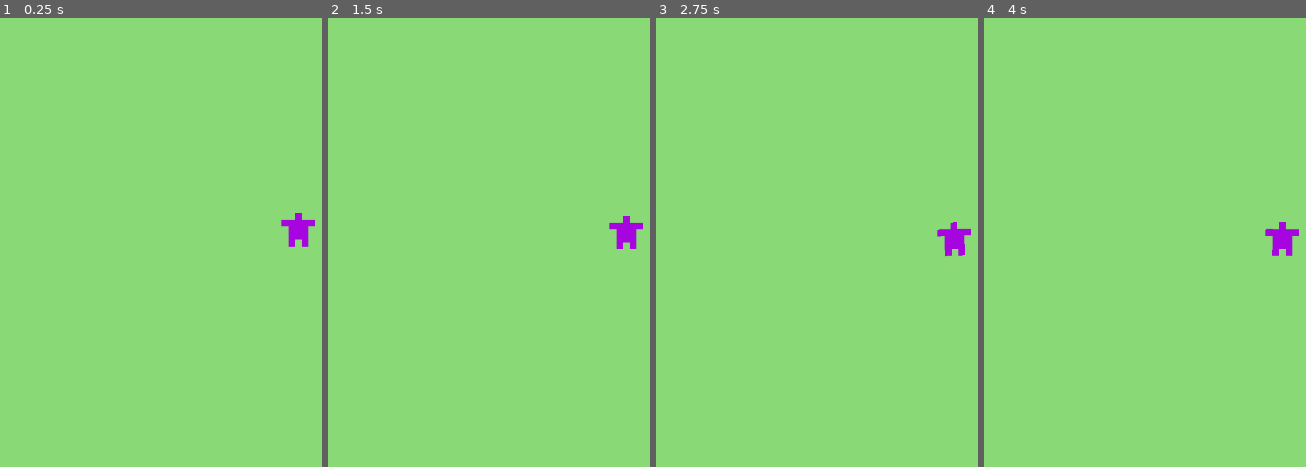
Above: before the commit, frames 1-4 (left to right).
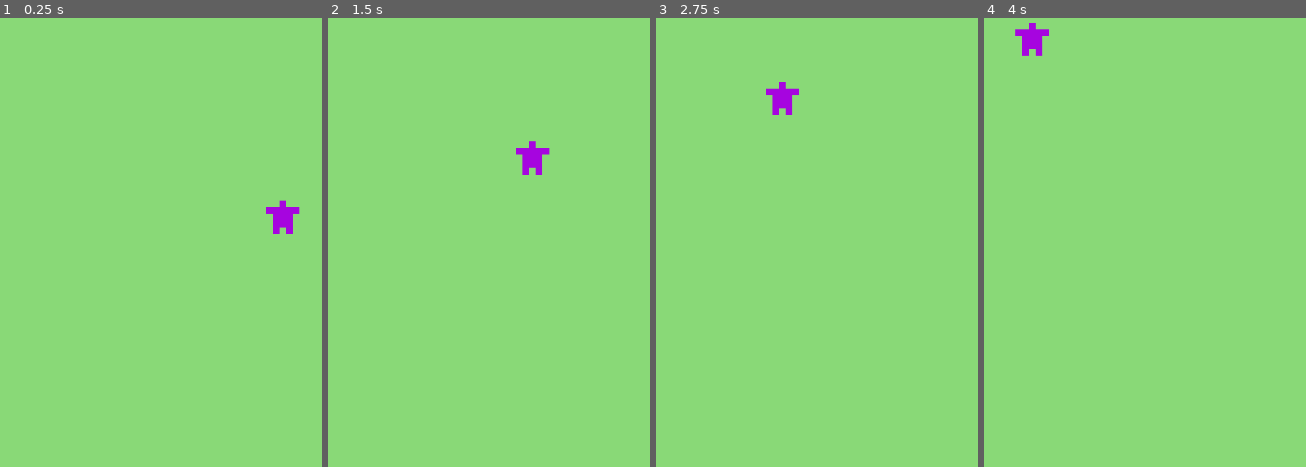
Above: after the commit, the same moments.

Repository: CanadianWaffl/Sandbox
Game: Godot game, scene res://Scenes/world.tscn
The game is run twice, just before and just after one commit, with the same random seed, the same clock (stepped at 60 frames per second) and the same inputs.
Inputs:
- Up to frame 1 (0.25 s): no input
- Up to frame 2 (1.5 s): no input
- Up to frame 3 (2.75 s): no input
- Up to frame 4 (4 s): no input

The runs differ from the first frame. In frame 1, 0.7% of the frame differs, in the area x 82-98%, y 40-52%; in frame 2, 0.9%; in frame 3, 0.9%; in frame 4, 0.9%, in the area x 9-98%, y 1-54%.

Commit message:
Better wander movement

Diff:
--- a/Scenes/guy.tscn
+++ b/Scenes/guy.tscn
@@ -91,15 +91,9 @@
 script = ExtResource("4_5adle")
 state_name = "Wander"
 
-[node name="WanderTimer" type="Timer" parent="StateManager/State-Wander" unique_id=771231585]
-wait_time = 3.0
-autostart = true
-
 [node name="State-Idle" type="Node" parent="StateManager" unique_id=1830858446]
 script = ExtResource("5_bh7l2")
 state_name = "Idle"
 
 [node name="AnimationPlayer" type="AnimationPlayer" parent="." unique_id=509888566]
 libraries/ = SubResource("AnimationLibrary_y13ms")
-
-[connection signal="timeout" from="StateManager/State-Wander/WanderTimer" to="StateManager/State-Wander" method="_on_wander_timer_timeout"]
--- a/Scripts/guy.gd
+++ b/Scripts/guy.gd
@@ -2,10 +2,9 @@
 
 @onready var state_man: StateManager = $StateManager
 
+var return_point: Vector2
+
 func _ready() -> void:
 	modulate = Color(randf(), randf(), randf(), 1.0)
-
-
-func _process(delta: float) -> void:
-
-	pass
+	return_point = position
+	print("return point set at " + str(position))
--- a/Scripts/state_idle.gd
+++ b/Scripts/state_idle.gd
@@ -18,4 +18,4 @@
 
 
 func timeout():
-	state_manager.transition_to($"../State-Wander")
+	state_manager.transition_to("Wander")
--- a/Scripts/state_manager.gd
+++ b/Scripts/state_manager.gd
@@ -4,6 +4,8 @@
 var current_state: State
 
 signal changing_state
+
+var state_dict: Dictionary[String, State] = {}
 
 func _ready() -> void:
 	var initial: State
@@ -13,6 +15,7 @@
 			if initial == null:
 				initial = child
 			child.state_manager = self
+			state_dict[child.state_name] = child
 
 	if initial_state:
 		current_state == initial_state
@@ -31,12 +34,14 @@
 		current_state.physics_update(delta)
 
 
-func transition_to(new_state: State) -> void:
-	if current_state == new_state:
-		return
+func transition_to(new_state: String) -> void:
+	var ns: State
 
-	print("Transitioning states from %s to %s" % [current_state.state_name, new_state.state_name])
+	if new_state in state_dict:
+		ns = state_dict[new_state]
+
+	print("Transitioning states from %s to %s" % [current_state.state_name, new_state])
 
 	current_state.exit()
-	current_state = new_state
+	current_state = ns
 	current_state.enter()
--- a/Scripts/state_wander.gd
+++ b/Scripts/state_wander.gd
@@ -1,46 +1,35 @@
 extends State
+
+const WANDER_RANGE: float = 200.0 #If it goes out of this radius it will attempt to return to its 'home position'
 
 const MIN_WANDER: float = 80.0
 const MAX_WANDER: float = 150.0
 
+const MOVESPEED: float = 0.8
+
 var target_pos := Vector2.INF
+var target_dir := Vector2.INF
 
 
 func enter() -> void:
 	owner.find_child("AnimationPlayer").play("wandering")
-	var switch_timer: Timer = Timer.new()
-	add_child(switch_timer)
-	instanced_children.append(switch_timer)
-	switch_timer.timeout.connect(timeout)
-	switch_timer.start(2.0)
 
+	var rand_angle = randf_range(0, TAU)
+	var rand_dist = randf_range(MIN_WANDER, MAX_WANDER)
 
-func exit() -> void:
-	for child in instanced_children:
-		child.queue_free()
+	if owner.position.distance_to(owner.return_point) > WANDER_RANGE:
+		print("Too far from home!")
+		target_pos = Vector2(owner.return_point.x + cos(rand_angle)*rand_dist, owner.return_point.y + sin(rand_angle)*rand_dist)
+	else:
+		target_pos = Vector2(owner.position.x + cos(rand_angle)*rand_dist, owner.position.y + sin(rand_angle)*rand_dist)
 
-	instanced_children = []
+	target_dir = target_pos - owner.position
+	target_dir = target_dir.normalized()
 
 
 func physics_update(delta: float) -> void:
 	if target_pos != Vector2.INF:
-		owner.position = lerp(owner.position, target_pos, 0.03)
-		if owner.position.is_equal_approx(target_pos):
-			target_pos = Vector2.INF
-
-
-func timeout():
-	state_manager.transition_to($"../State-Idle")
-
-
-func _on_wander_timer_timeout() -> void:
-	#Don't change targets if not finished
-	if not target_pos == Vector2.INF:
-		return
-
-	var rand_angle = randf_range(0, TAU)
-	var rand_dist = randf_range(MIN_WANDER, MAX_WANDER)
-
-	target_pos = Vector2(owner.position.x + cos(rand_angle)*rand_dist, owner.position.y + sin(rand_angle)*rand_dist)
-
-	#print("Attempting to wander to (%s, %s)" % [target_pos.x, target_pos.y])
+		owner.position += target_dir * MOVESPEED
+		if owner.position.distance_squared_to(target_pos) < 10: #arbitrary value but seems to work well
+			owner.position == target_pos
+			state_manager.transition_to("Idle")
